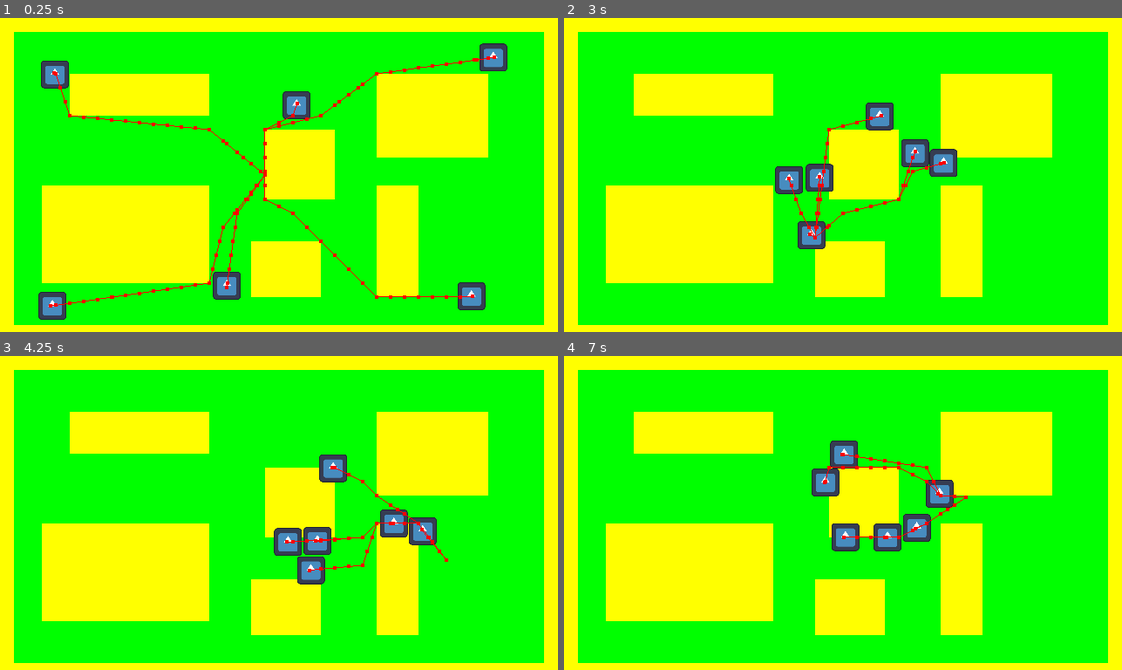
Above: before the commit, frames 1-4 (two rows, left to right).
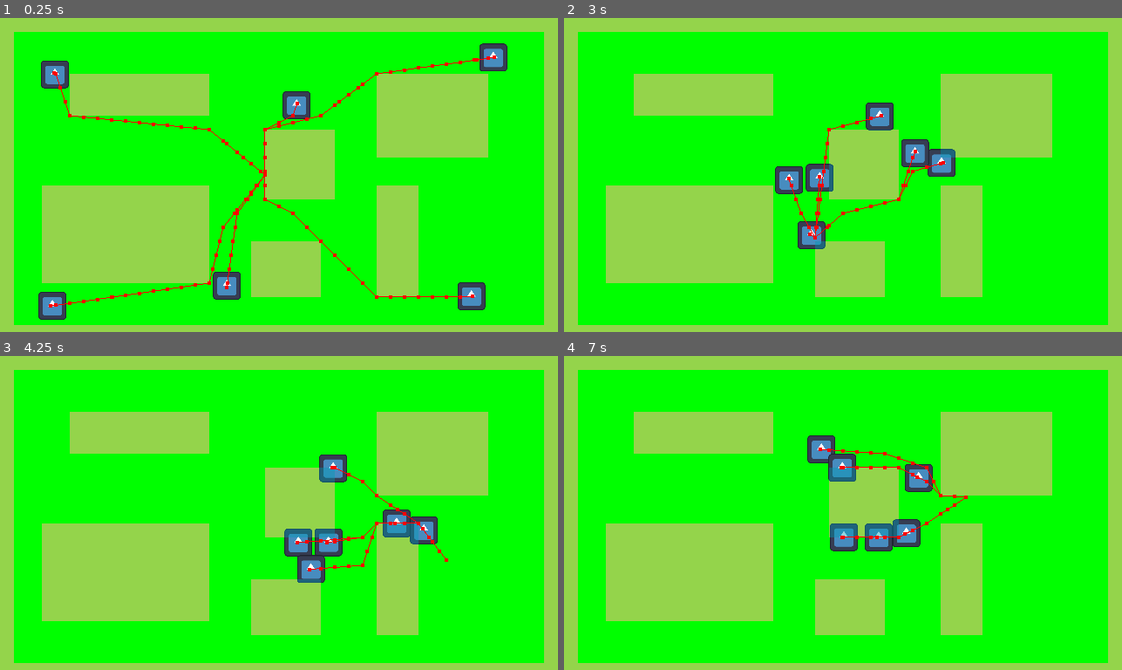
Above: after the commit, the same moments.

Repository: Shilo/GodotAiNavigationTest
Game: Godot game, scene res://main.tscn
Two runs of this game, one before a commit and one after it. Both use one fixed random seed, a clock stepped at 60 frames per second and the inputs below. The engine's default icon, where the game draws it, is replaced by a stand-in: a white triangle on a blue panel in a dark square.
Inputs (mouse positions are in pixels of both pictures, inside the frame that each line leads up to):
- Up to frame 1 (0.25 s): no input
- Up to frame 2 (3 s): move the mouse to (965, 159) at 0.52 s; move the mouse to (731, 190) at 1.27 s; move the mouse to (898, 105) at 2.02 s; move the mouse to (815, 237) at 2.77 s
- Up to frame 3 (4.25 s): move the mouse to (446, 560) at 3.52 s
- Up to frame 4 (7 s): move the mouse to (675, 465) at 4.27 s; move the mouse to (870, 513) at 5.02 s; move the mouse to (759, 434) at 5.77 s; move the mouse to (965, 497) at 6.52 s

The runs differ from the first frame. In frame 1, 37% of the frame differs, in the area x 0-100%, y 0-100%; in frame 2, 37%; in frame 3, 38%; in frame 4, 39%.

Commit message:
feat: agent avoidance handing

Diff:
--- a/entity/entity.gd
+++ b/entity/entity.gd
@@ -21,3 +21,8 @@
 	var next_position: Vector2 = nav_agent.get_next_path_position()
 	velocity = global_position.direction_to(next_position) * speed
 	move_and_slide()
+
+
+func _on_navigation_agent_2d_velocity_computed(safe_velocity):
+	velocity = safe_velocity
+	move_and_slide()
--- a/entity/entity.tscn
+++ b/entity/entity.tscn
@@ -7,6 +7,7 @@
 size = Vector2(32, 32)
 
 [node name="Entity" type="CharacterBody2D"]
+collision_layer = 2
 script = ExtResource("1_4tvug")
 
 [node name="Sprite2D" type="Sprite2D" parent="."]
@@ -15,6 +16,12 @@
 
 [node name="CollisionShape2D" type="CollisionShape2D" parent="."]
 shape = SubResource("RectangleShape2D_1qw37")
+disabled = true
 
 [node name="NavigationAgent2D" type="NavigationAgent2D" parent="."]
+avoidance_enabled = true
+radius = 16.0
+max_speed = 200.0
 debug_enabled = true
+
+[connection signal="velocity_computed" from="NavigationAgent2D" to="." method="_on_navigation_agent_2d_velocity_computed"]
--- a/main.tscn
+++ b/main.tscn
@@ -14,17 +14,36 @@
 [sub_resource type="TileSetAtlasSource" id="TileSetAtlasSource_cfsmq"]
 texture = ExtResource("2_82xrv")
 0:0/0 = 0
+0:0/0/physics_layer_0/linear_velocity = Vector2(0, 0)
+0:0/0/physics_layer_0/angular_velocity = 0.0
 1:0/0 = 0
+1:0/0/physics_layer_0/linear_velocity = Vector2(0, 0)
+1:0/0/physics_layer_0/angular_velocity = 0.0
 2:0/0 = 0
+2:0/0/physics_layer_0/linear_velocity = Vector2(0, 0)
+2:0/0/physics_layer_0/angular_velocity = 0.0
+2:0/0/physics_layer_0/polygon_0/points = PackedVector2Array(-8, -8, 8, -8, 8, 8, -8, 8)
 2:0/0/navigation_layer_0/polygon = SubResource("NavigationPolygon_h3wea")
 3:0/0 = 0
+3:0/0/physics_layer_0/linear_velocity = Vector2(0, 0)
+3:0/0/physics_layer_0/angular_velocity = 0.0
 3:0/0/navigation_layer_0/polygon = SubResource("NavigationPolygon_ilr5l")
 4:0/0 = 0
+4:0/0/physics_layer_0/linear_velocity = Vector2(0, 0)
+4:0/0/physics_layer_0/angular_velocity = 0.0
 5:0/0 = 0
+5:0/0/physics_layer_0/linear_velocity = Vector2(0, 0)
+5:0/0/physics_layer_0/angular_velocity = 0.0
 6:0/0 = 0
+6:0/0/physics_layer_0/linear_velocity = Vector2(0, 0)
+6:0/0/physics_layer_0/angular_velocity = 0.0
 7:0/0 = 0
+7:0/0/physics_layer_0/linear_velocity = Vector2(0, 0)
+7:0/0/physics_layer_0/angular_velocity = 0.0
 
 [sub_resource type="TileSet" id="TileSet_bub24"]
+physics_layer_0/collision_layer = 1
+physics_layer_0/collision_mask = 3
 navigation_layer_0/layers = 1
 sources/0 = SubResource("TileSetAtlasSource_cfsmq")
 
@@ -32,6 +51,7 @@
 
 [node name="Ground" type="TileMap" parent="."]
 tile_set = SubResource("TileSet_bub24")
+collision_visibility_mode = 1
 navigation_visibility_mode = 2
 format = 2
 layer_0/tile_data = PackedInt32Array(0, 131072, 0, 65536, 131072, 0, 131072, 131072, 0, 196608, 131072, 0, 262144, 1310 …(17467 unchanged characters)…
--- a/project.godot
+++ b/project.godot
@@ -23,3 +23,8 @@
 window/size/viewport_height=360
 window/stretch/mode="canvas_items"
 window/dpi/allow_hidpi=false
+
+[layer_names]
+
+2d_physics/layer_1="Default"
+2d_physics/layer_2="Entities"
